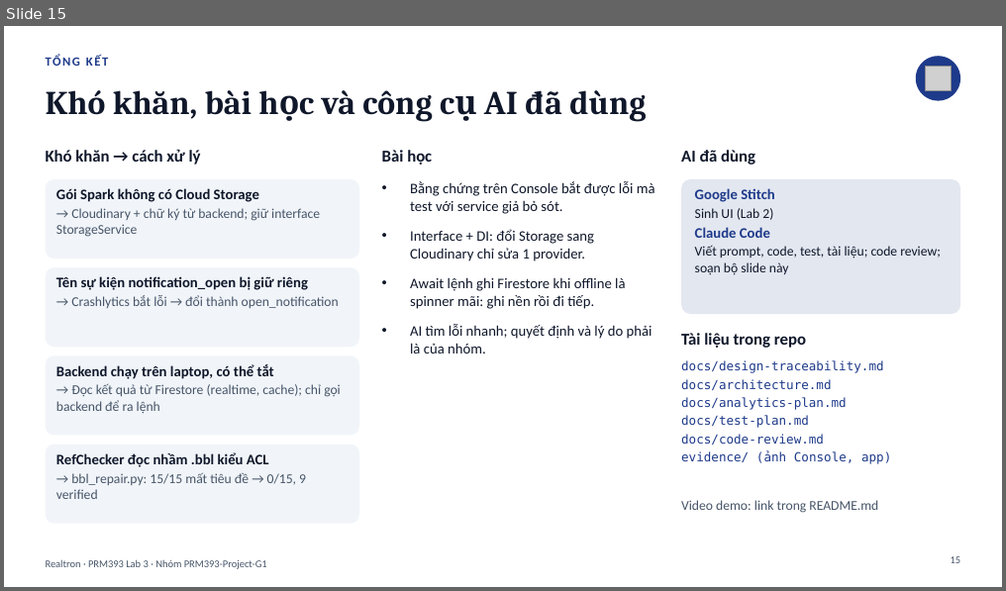
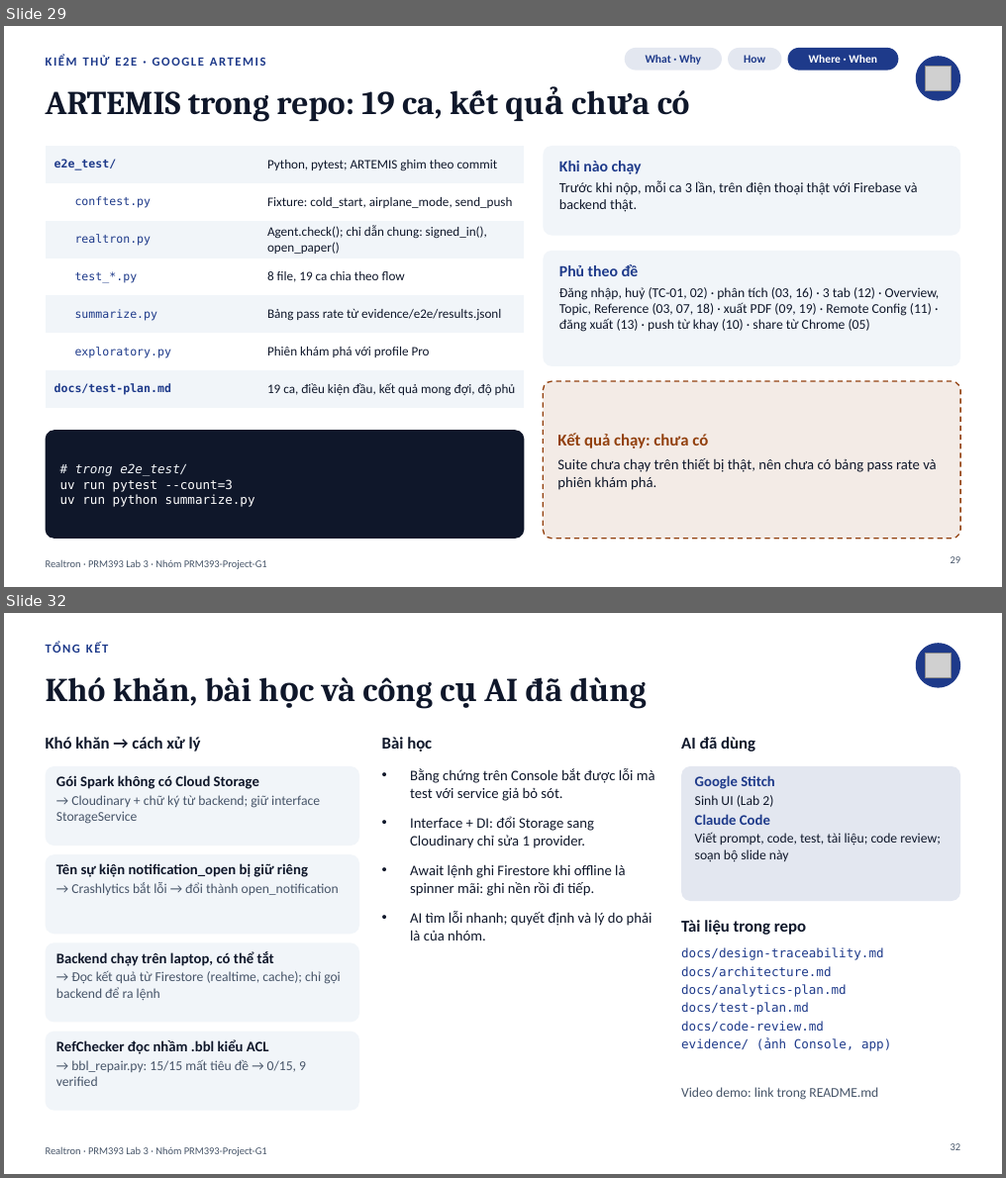
Before and after one commit to PRM393-Project-G1/Lab3, a slide deck: slides/Lab03_G1_slides.pptx. Shown one above the other, each under a label of ours: slide 15 before the commit, slides 29 and 32 after it; the slides between them are not shown. The pictures are 1006x591 and 1006x1178 pixels, drawn with LibreOffice and Linux fonts; fonts in the diff are those of the drawing; grey boxes stand for pictures. Boxes give left, top, right and bottom in pixels: in the first picture for what was removed or moved away, otherwise in the second. Text is boxed around its words. In the diff, an @@ line names an element or a change of style, - is before the commit and + after.

```diff
--- a/slides/Lab03_G1_slides.pptx
+++ b/slides/Lab03_G1_slides.pptx
@@ slide 29 added at (4, 26, 1002, 587), background #FFFFFF; not listed: 1 template element that a slide beside it also shows @@
@@ rounded rectangle added at (625, 48, 722, 71), fill #1E3A8A at 12% opacity @@
@@ text added at (646, 55, 701, 65), 11 pt, text #1E3A8A, bold @@
+What · Why
@@ rounded rectangle added at (728, 48, 782, 71), fill #1E3A8A at 12% opacity @@
@@ text added at (744, 55, 765, 63), 11 pt, text #1E3A8A, bold @@
+How
@@ rounded rectangle added at (788, 48, 899, 71), fill #1E3A8A @@
@@ text added at (809, 55, 877, 63), 11 pt, text #FFFFFF, bold @@
+Where · When
@@ text added at (46, 56, 266, 66), 12 pt, text #1E3A8A, bold @@
+KIỂM THỬ E2E · GOOGLE ARTEMIS
@@ ellipse added at (916, 56, 960, 101), fill #1E3A8A @@
@@ picture added at (926, 66, 951, 91) @@
@@ title added at (46, 90, 690, 122), 32 pt, text #0F172A, bold @@
+ARTEMIS trong repo: 19 ca, kết quả chưa có
@@ table added at (46, 146, 525, 400), 7 rows, 2 columns @@
+e2e_test/ | Python, pytest; ARTEMIS ghim theo commit
+conftest.py | Fixture: cold_start, airplane_mode, send_push
+realtron.py | Agent.check(); chỉ dẫn chung: signed_in(), open_paper()
+test_*.py | 8 file, 19 ca chia theo flow
+summarize.py | Bảng pass rate từ evidence/e2e/results.jsonl
+exploratory.py | Phiên khám phá với profile Pro
+docs/test-plan.md | 19 ca, điều kiện đầu, kết quả mong đợi, độ phủ
@@ rounded rectangle added at (543, 146, 960, 236), fill #F1F5F9 @@
@@ text added at (559, 161, 918, 212), 13.5 pt, text #0F172A @@
+Khi nào chạy
+Trước khi nộp, mỗi ca 3 lần, trên điện thoại thật với Firebase và backend thật.
@@ rounded rectangle added at (543, 251, 960, 367), fill #F1F5F9 @@
@@ text added at (559, 265, 940, 332), 13 pt, text #0F172A @@
+Phủ theo đề
+Đăng nhập, huỷ (TC-01, 02) · phân tích (03, 16) · 3 tab (12) · Overview, Topic, Reference (03, 07, 18) · xuất PDF (09, 19) · Remote Config (11) · đăng xuất (13) · push từ khay (10) · share từ Chrome (05)
@@ rounded rectangle added at (543, 381, 960, 539), fill #92400E at 10% opacity, outline #92400E 1.25 pt dashed @@
@@ rounded rectangle added at (46, 430, 525, 539), fill #0F172A @@
@@ text added at (557, 433, 936, 490), 14 pt, text #0F172A @@
+Kết quả chạy: chưa có
+Suite chưa chạy trên thiết bị thật, nên chưa có bảng pass rate và phiên khám phá.
@@ text added at (60, 464, 255, 507), 12 pt, text #FFFFFF @@
+# trong e2e_test/
+uv run pytest --count=3
+uv run python summarize.py
@@ page number added at (950, 557, 961, 564), 10 pt, text #475569 @@
+29
@@ what was slide 15 is now slide 32 @@
@@ page number at (950, 1144, 961, 1151): text changed @@
-15
+32
```
Also in this commit, not shown: 7 slides changed, 19 other slides added, 3 slides removed, 7 other files.
